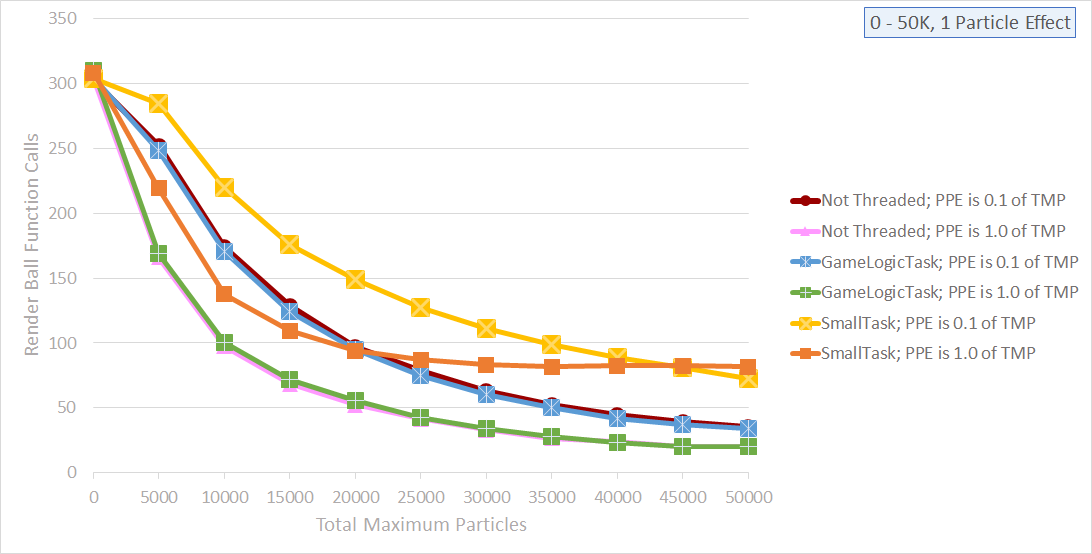
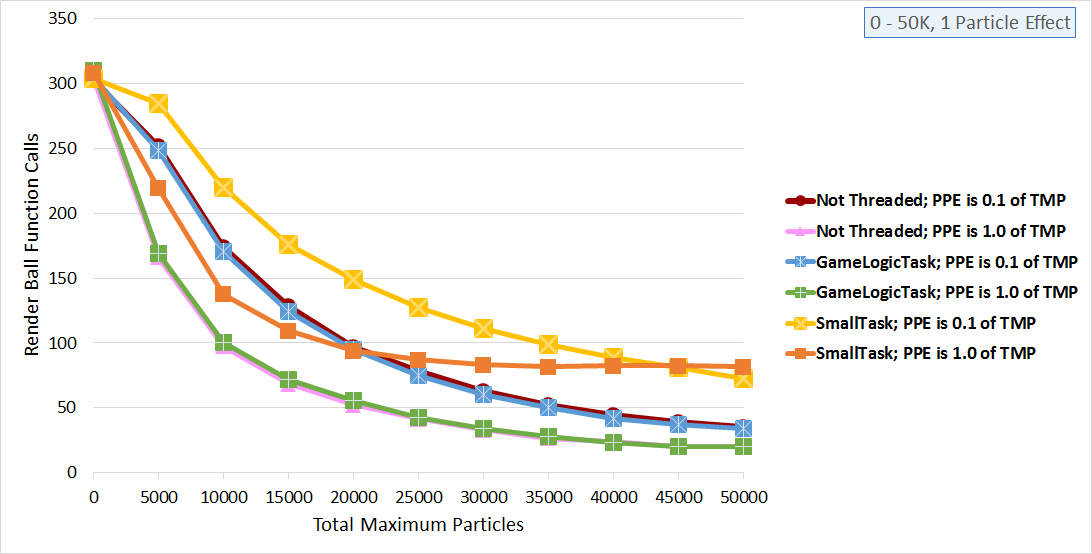
Before/after of a w=1092, h=554 layered artwork. What changed in the layer stack:
added layer "Layer 3" above "Layer 2" over [23, 12, 1079, 531]
